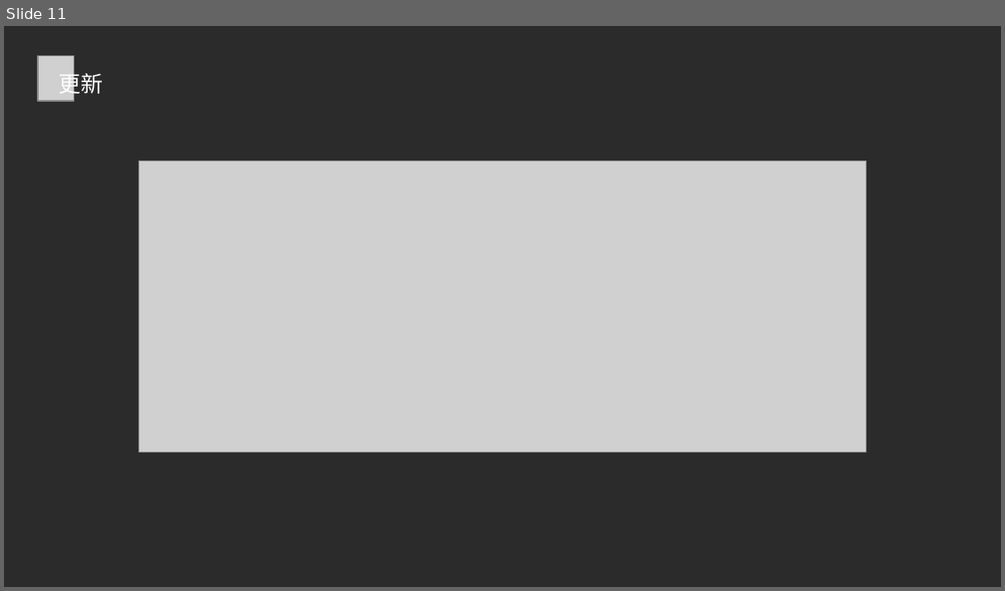
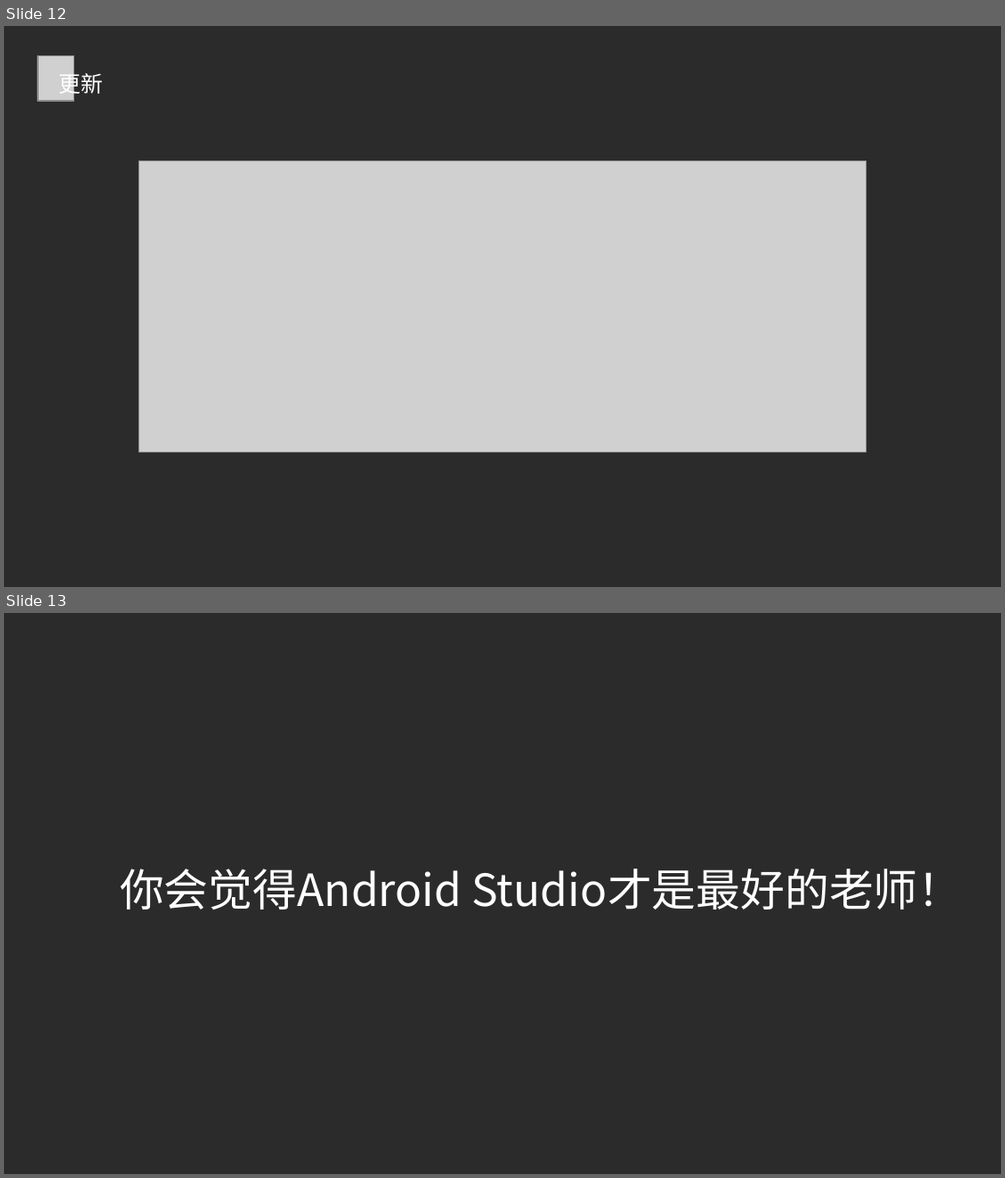
Before and after one commit to longtianlove/HotPatch, a slide deck: show/分享.pptx. Shown one above the other, each under a label of ours: slide 11 before the commit, slides 12 and 13 after it. The pictures are 1005x591 and 1005x1178 pixels, drawn with LibreOffice and Linux fonts; fonts in the diff are those of the drawing; grey boxes stand for pictures; background and template pictures are left out; a plain dark background stands for a picture behind light text. Boxes give left, top, right and bottom in pixels: in the first picture for what was removed or moved away, otherwise in the second. Text is boxed around its words. In the diff, an @@ line names an element or a change of style, - is before the commit and + after.

```diff
--- a/show/分享.pptx
+++ b/show/分享.pptx
@@ slide 13 added at [4, 613, 1001, 1174], background picture (left out) @@
@@ text added at [120, 868, 963, 909], 32 pt, text #FFFFFF @@
+你会觉得Android Studio才是最好的老师！
@@ what was slide 11 is now slide 12 @@
```
Also in this commit, not shown: 1 slide changed, 1 other slide added, 1 slide removed, 2 other files.
